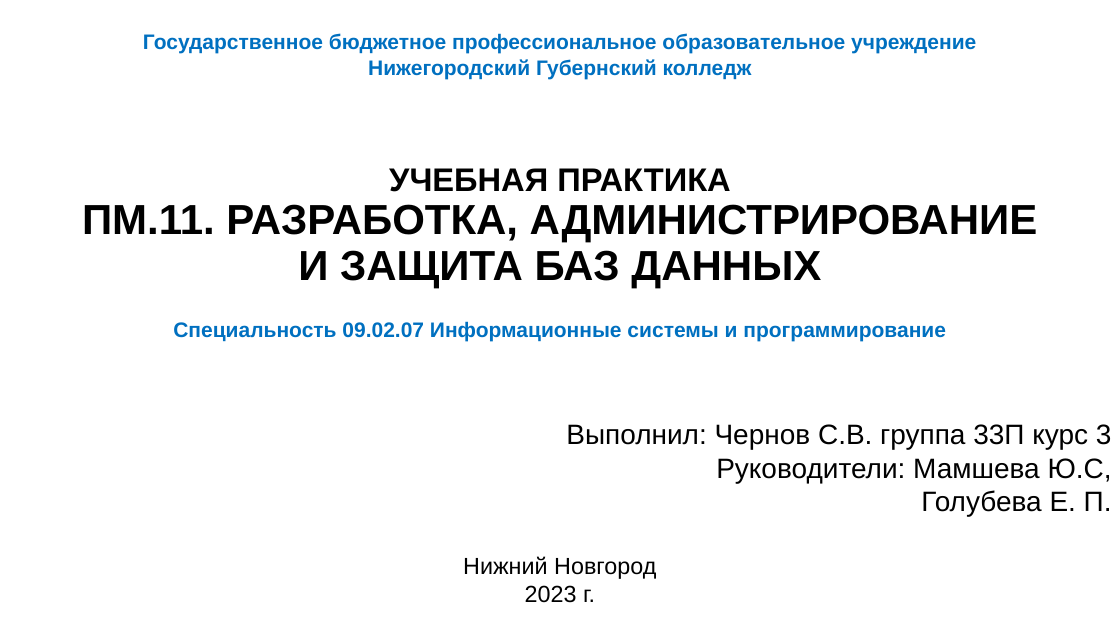
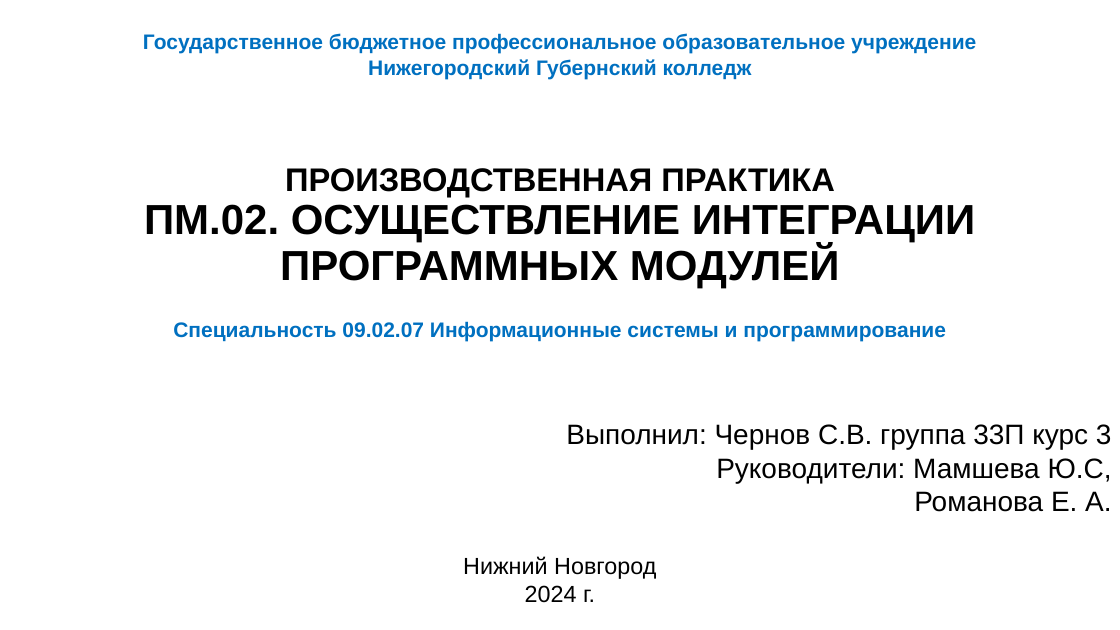
Before and after one commit to RangPinck/RequestHandler_API, a slide deck: slide 1 of reports/Презентация Microsoft PowerPoint.pptx. Drawn at 1120x630 pixels with LibreOffice and Linux fonts; fonts in the diff are those of the drawing. Boxes give left, top, right and bottom in pixels: in the first picture for what was removed or moved away, otherwise in the second. Text is boxed around its words. In the diff, an @@ line names an element or a change of style, - is before the commit and + after.

```diff
--- a/reports/Презентация Microsoft PowerPoint.pptx
+++ b/reports/Презентация Microsoft PowerPoint.pptx
@@ text at <box>144,168,975,288</box>: text changed @@
-УЧЕБНАЯ ПРАКТИКА
-ПМ.11. РАЗРАБОТКА, АДМИНИСТРИРОВАНИЕ И ЗАЩИТА БАЗ ДАННЫХ
+ПРОИЗВОДСТВЕННАЯ ПРАКТИКА
+ПМ.02. ОСУЩЕСТВЛЕНИЕ ИНТЕГРАЦИИ ПРОГРАММНЫХ МОДУЛЕЙ
@@ text at <box>914,491,1111,512</box>: text changed @@
-Голубева Е. П.
+Романова Е. А.
@@ text at <box>525,585,595,603</box>: text changed @@
-2023 г.
+2024 г.
```
Also in this commit, not shown: 20 slides added, 17 slides removed, 5 other files.
